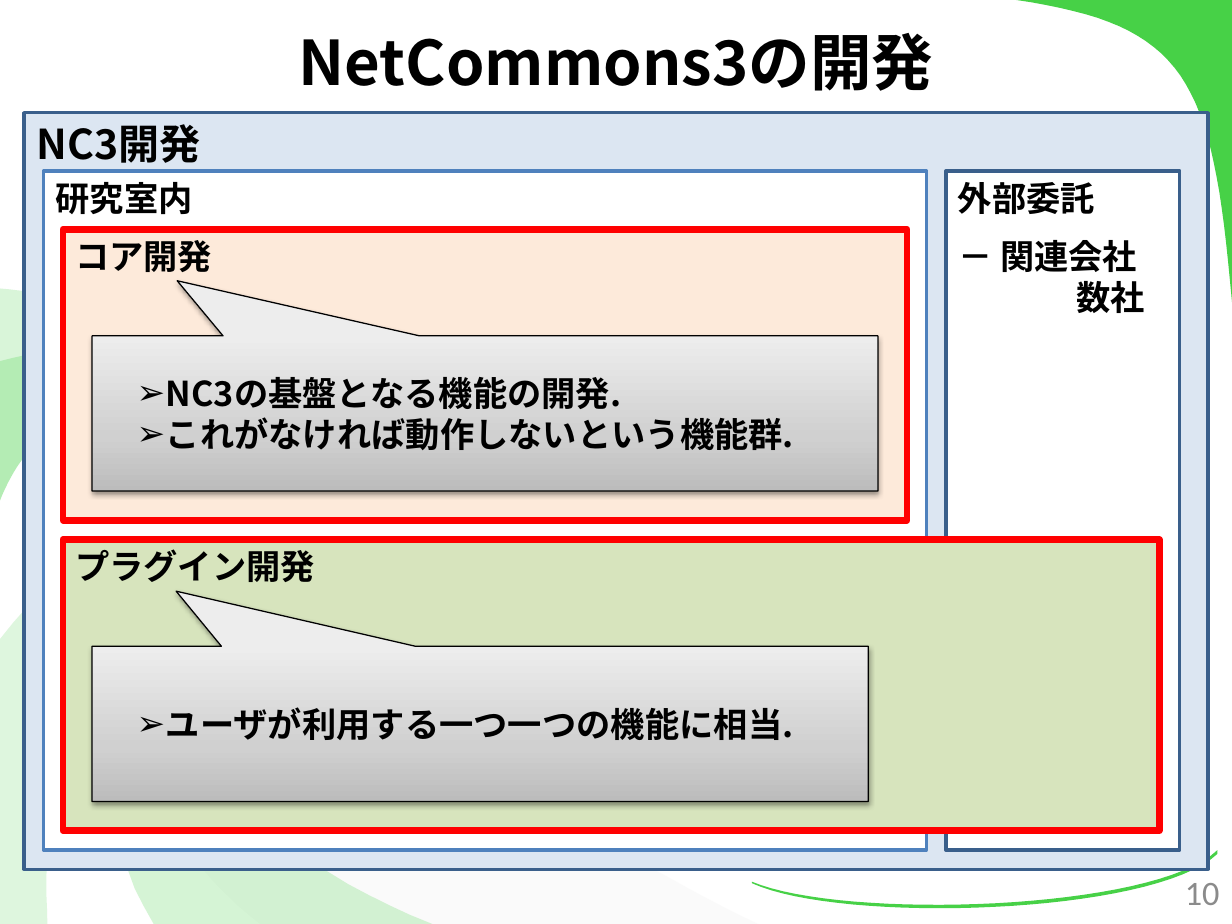
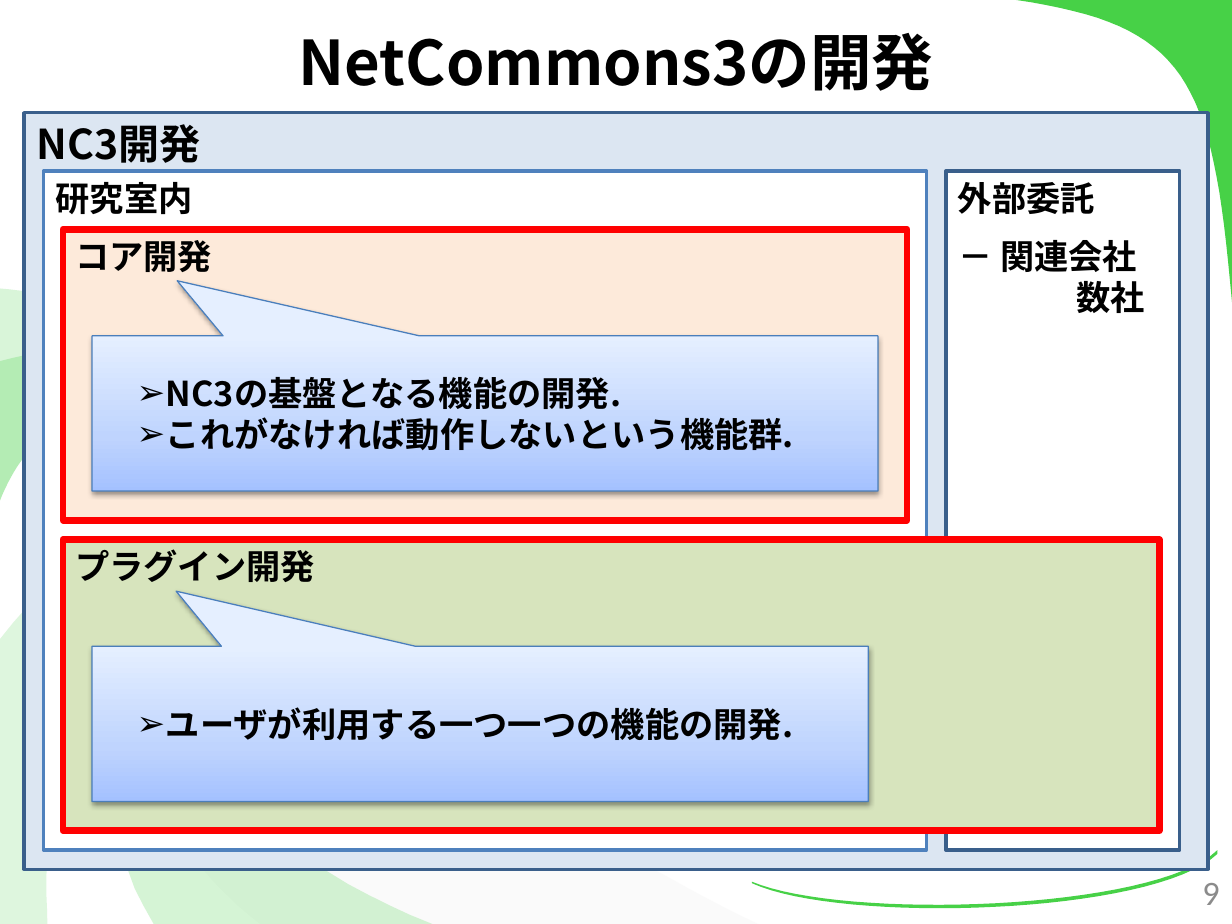
Before and after one commit to kotaro0717/Report-Management, a slide deck: slide 9 of 2.最終報告/3.発表資料/報告資料(最終).pptx (slide 10 before the commit). Drawn at 1232x924 pixels with LibreOffice and Linux fonts; fonts in the diff are those of the drawing. Boxes give left, top, right and bottom in pixels: in the first picture for what was removed or moved away, otherwise in the second. Text is boxed around its words. In the diff, an @@ line names an element or a change of style, - is before the commit and + after.

```diff
--- a/2.最終報告/3.発表資料/報告資料(最終).pptx
+++ b/2.最終報告/3.発表資料/報告資料(最終).pptx
@@ speech box "NC3の基盤となる機能の開発." at (92,336,878,492): fill gradient #BDBDBD to #D1D1D1 to #EEEEEE to gradient #A4C4FF to #BFD4FF to #E6EEFF; outline #000000 0.75 pt to #4B7EBC 0.75 pt @@
@@ speech box "ユーザが利用する一つ一つの機能の開発." at (92,647,869,802): fill gradient #BDBDBD to #D1D1D1 to #EEEEEE to gradient #A4C4FF to #BFD4FF to #E6EEFF; outline #000000 0.75 pt to #4B7EBC 0.75 pt @@
@@ text in speech box at (166,707,794,740): text changed @@
-  ➢ ユーザが利用する一つ一つの機能に相当.
+  ➢ ユーザが利用する一つ一つの機能の開発.
@@ page number at (1202,883,1219,905): text changed @@
-10
+9
```
Also in this commit, not shown: 31 other slides changed, 15 slides added, 11 slides removed, 6 other files.
